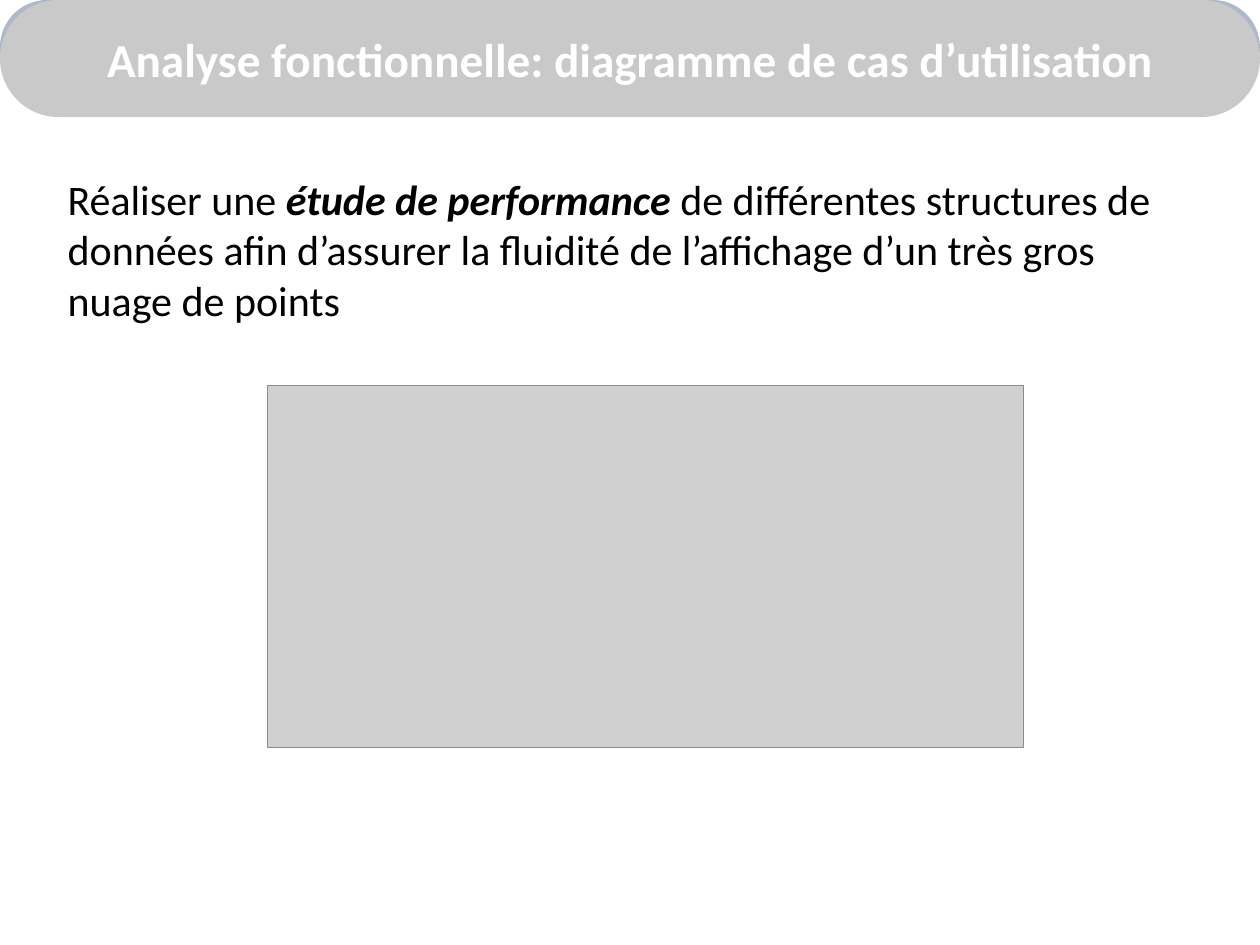
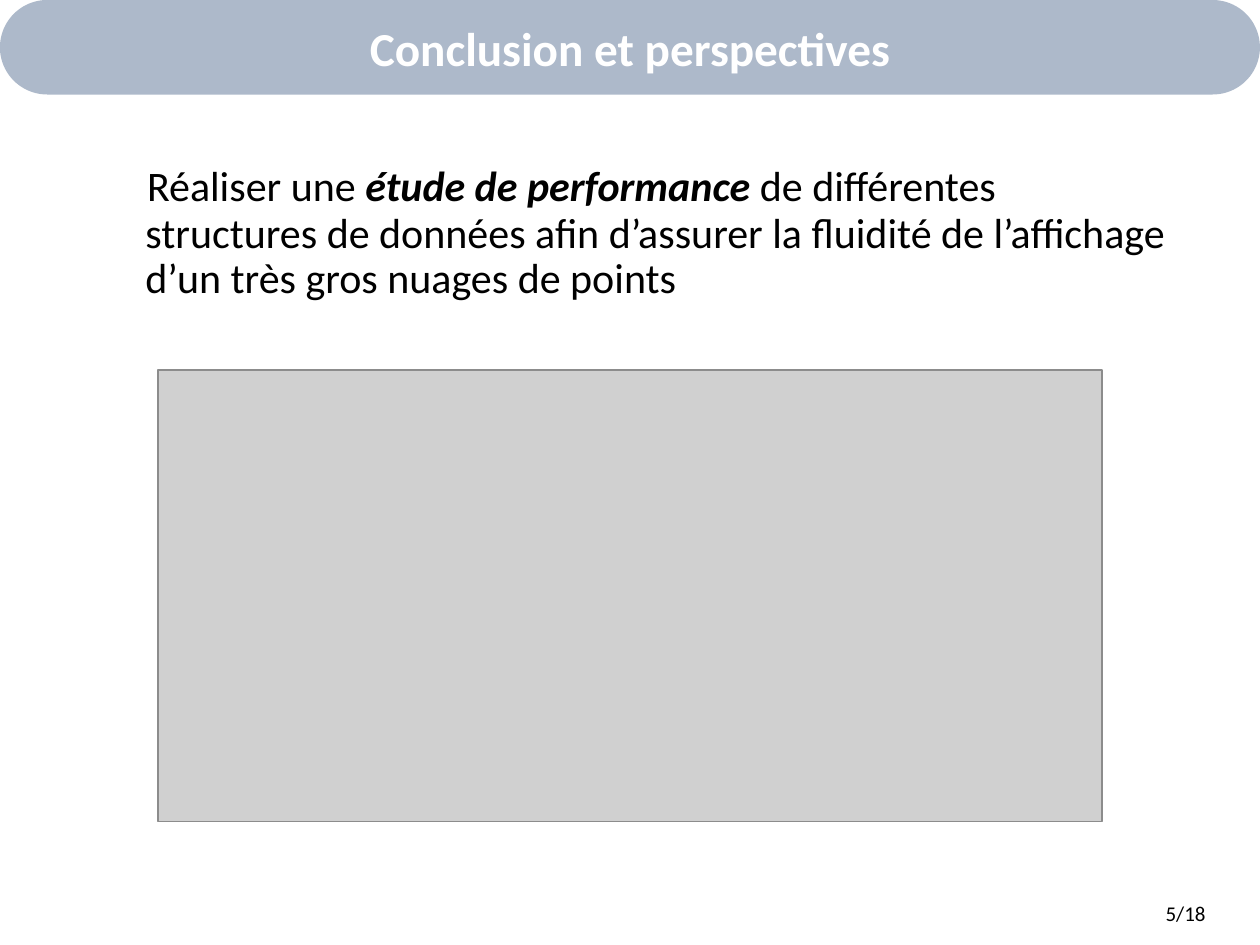
Before and after one commit to alkra/benchOKR, a slide deck: slide 6 of doc/ComitePilotage/Presentation.pptx. Drawn at 1260x945 pixels with LibreOffice and Linux fonts; fonts in the diff are those of the drawing; grey boxes stand for pictures; background and template pictures are left out. Boxes give left, top, right and bottom in pixels: in the first picture for what was removed or moved away, otherwise in the second. Text is boxed around its words. In the diff, an @@ line names an element or a change of style, - is before the commit and + after.

```diff
--- a/doc/ComitePilotage/Presentation.pptx
+++ b/doc/ComitePilotage/Presentation.pptx
@@ rounded rectangle "Conclusion et perspectives": place and size @@
-rounded rectangle "Conclusion et perspectives" at [370,44,890,78]
+rounded rectangle "Conclusion et perspectives" at [0,0,1260,94]
@@ rounded rectangle removed at [0,0,1260,117] @@
-Analyse fonctionnelle: diagramme de cas d’utilisation
@@ text at [145,171,1165,301]: text changed @@
-Réaliser une étude de performance de différentes structures de données afin d’assurer la fluidité de l’affichage d’un très gros nuage de points
+Réaliser une étude de performance de différentes structures de données afin d’assurer la fluidité de l’affichage d’un très gros nuages de points
@@ picture: place and size @@
-picture at [267,386,1023,747]
+picture at [158,370,1101,823]
@@ text added at [1166,906,1206,922], 12 pt, text #000000 @@
+5/18
```
Also in this commit, not shown: 17 other slides changed, 2 slides added, 2 slides removed, 2 other files.
